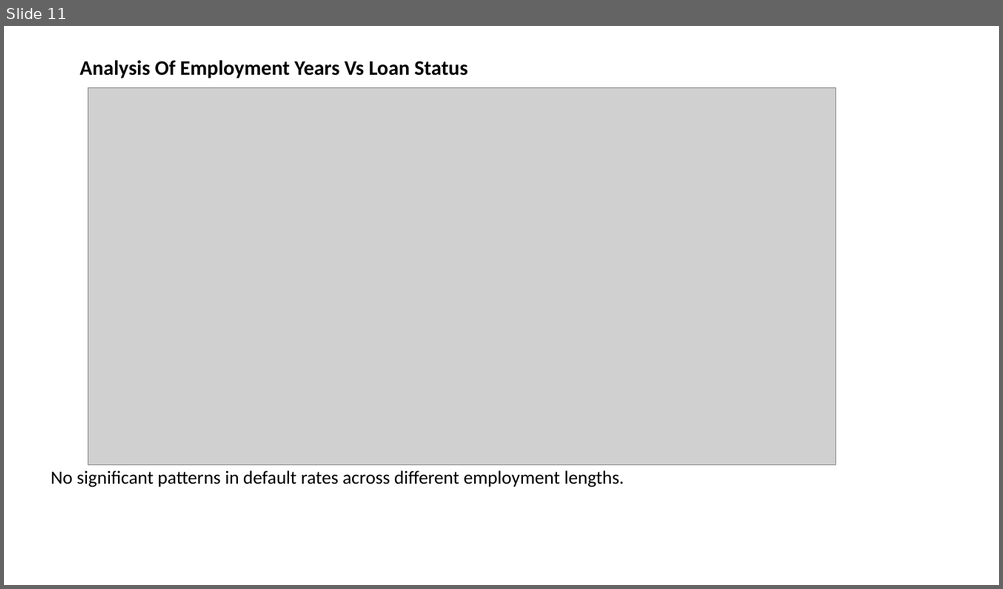
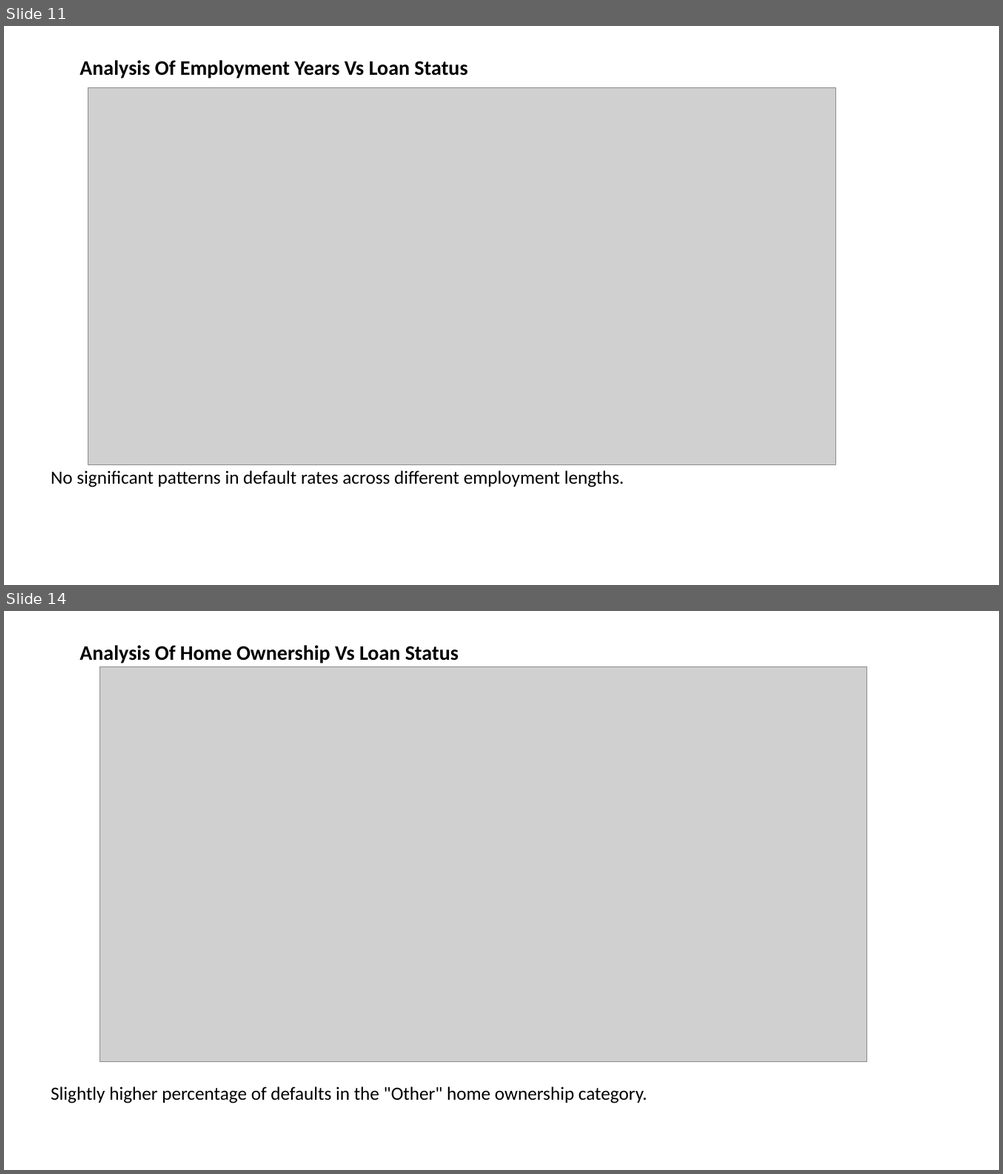
Before and after one commit to mkomera/Lending_ClubCase_Study, a slide deck: Lending_Club_Case_study.pptx. Shown one above the other, each under a label of ours: slide 11 before the commit, slides 11 and 14 after it; the slides between them are not shown. The pictures are 1003x589 and 1003x1174 pixels, drawn with LibreOffice and Linux fonts; fonts in the diff are those of the drawing; grey boxes stand for pictures. Boxes give left, top, right and bottom in pixels: in the first picture for what was removed or moved away, otherwise in the second. Text is boxed around its words. In the diff, an @@ line names an element or a change of style, - is before the commit and + after.

```diff
--- a/Lending_Club_Case_study.pptx
+++ b/Lending_Club_Case_study.pptx
@@ slide 14 added at [4, 611, 999, 1170], background #FFFFFF @@
@@ title added at [79, 645, 458, 664], 20 pt, text #000000, bold @@
+Analysis Of Home Ownership Vs Loan Status
@@ picture added at [99, 667, 868, 1062] @@
@@ text added at [51, 1087, 647, 1104], 18 pt, text #000000 @@
+Slightly higher percentage of defaults in the "Other" home ownership category.
```
Also in this commit, not shown: 3 slides changed, 1 other slide added, 1 slide removed.
